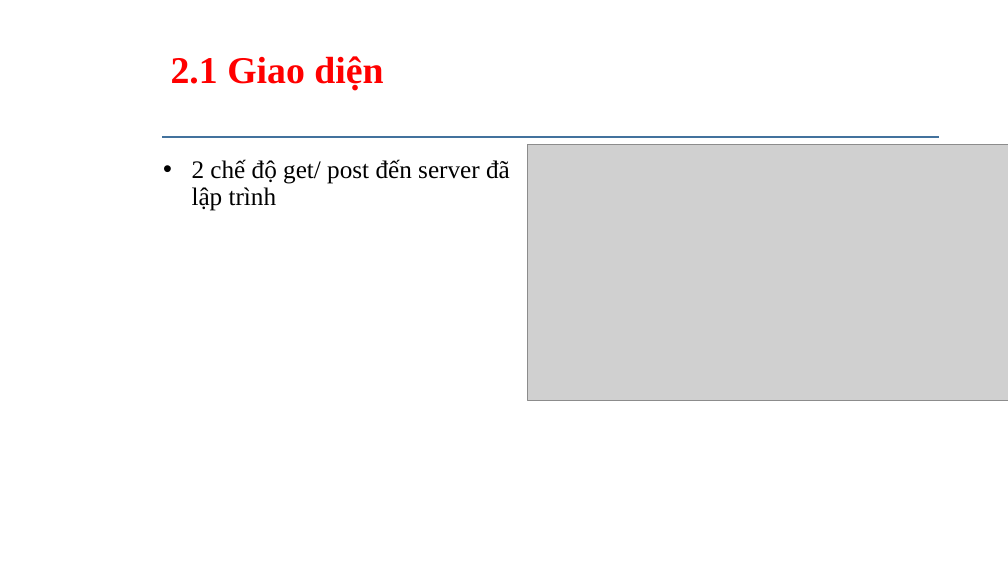
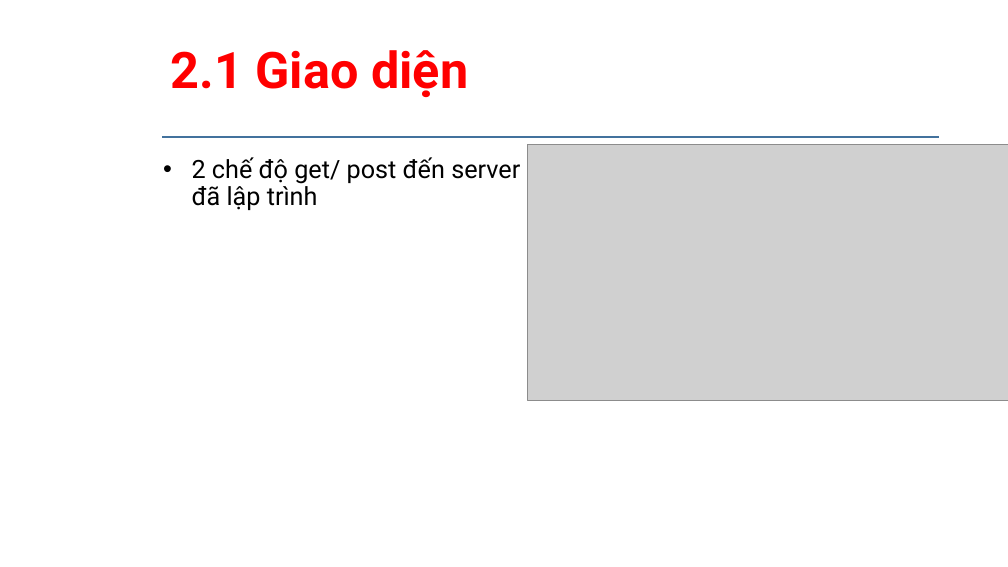
Before and after one commit to daotuyen9244/Indruino-Iot-Project, a slide deck: slide 15 of FW/Phuc/WEEK4_config_dialogtic_cotrol_information/TEMPLATE SLITE Writehttp.pptx. Drawn at 1008x567 pixels with LibreOffice and Linux fonts; fonts in the diff are those of the drawing; grey boxes stand for pictures; background and template pictures are left out. Boxes give left, top, right and bottom in pixels: in the first picture for what was removed or moved away, otherwise in the second. Text is boxed around its words. In the diff, an @@ line names an element or a change of style, - is before the commit and + after.

```diff
--- a/FW/Phuc/WEEK4_config_dialogtic_cotrol_information/TEMPLATE SLITE Writehttp.pptx
+++ b/FW/Phuc/WEEK4_config_dialogtic_cotrol_information/TEMPLATE SLITE Writehttp.pptx
@@ title "2.1 Giao diện" at (x1=171, y1=50, x2=468, y2=97): size 36 to 48 pt, font Times New Roman to Roboto @@
@@ text "2 chế độ get/ post ..." at (x1=192, y1=157, x2=520, y2=210): font Times New Roman to Roboto @@
```
Also in this commit, not shown: 23 other slides changed.
